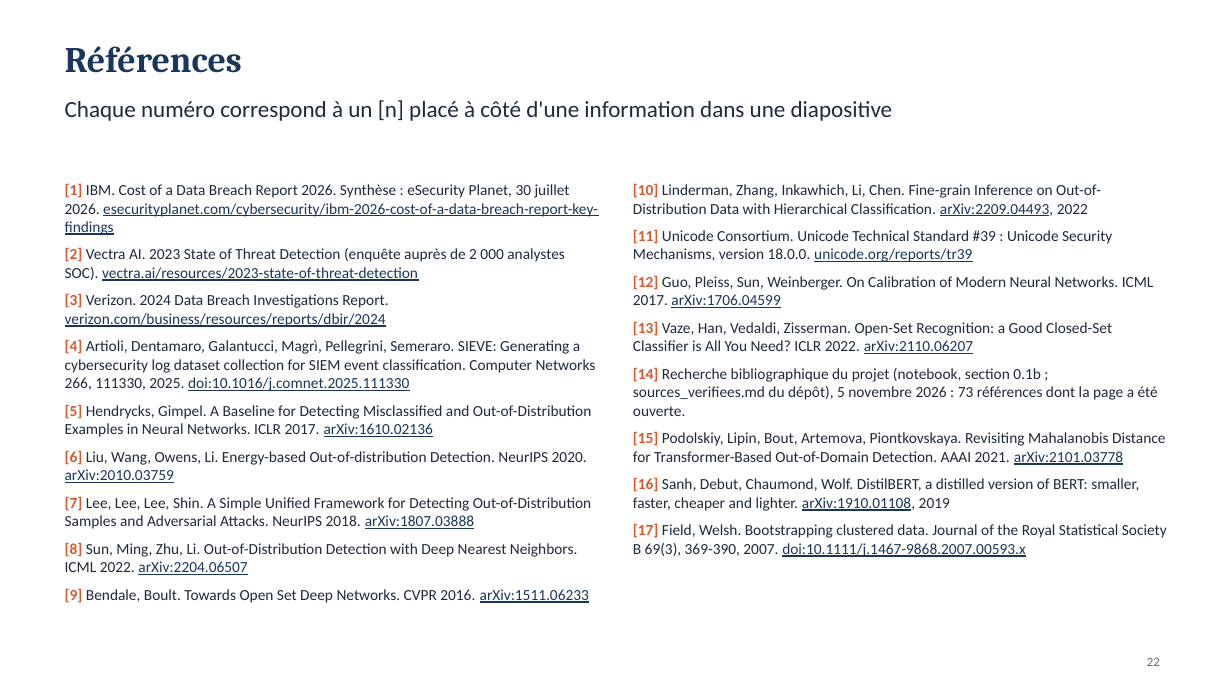
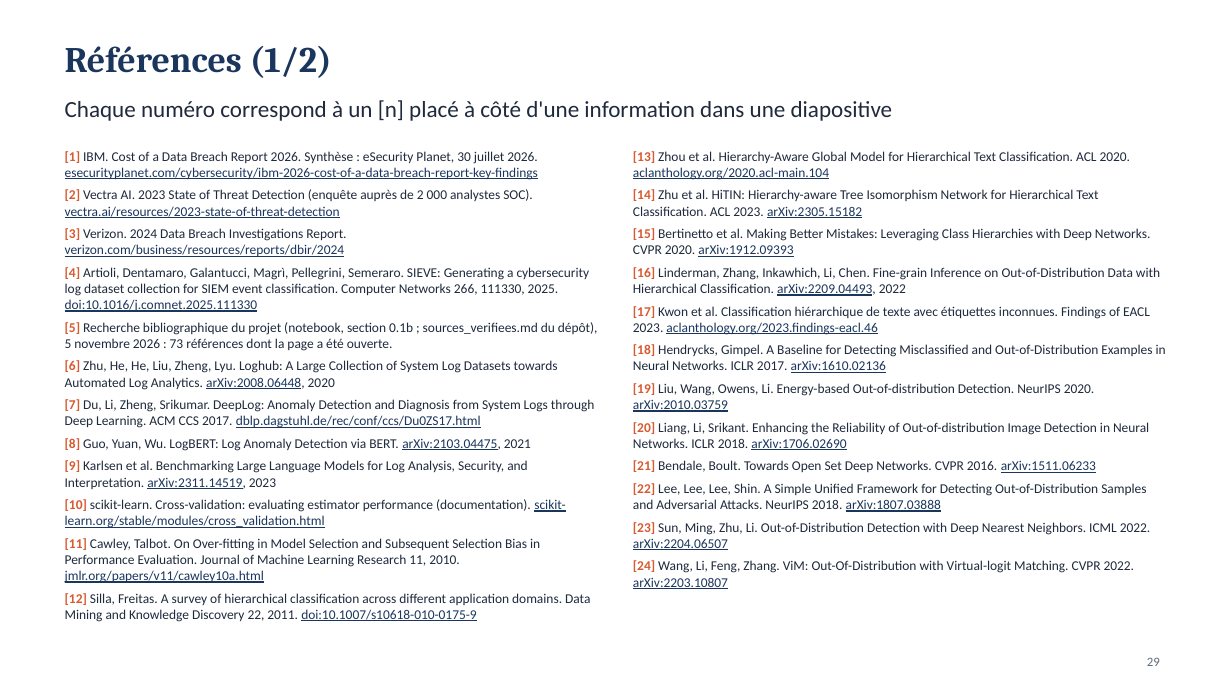
Before and after one commit to MADENIYOU/siem-open-world-log-classification, a slide deck: slide 29 of presentation/Soutenance_SIEM_monde_ouvert.pptx (slide 22 before the commit). Drawn at 1232x693 pixels with LibreOffice and Linux fonts; fonts in the diff are those of the drawing. Boxes give left, top, right and bottom in pixels: in the first picture for what was removed or moved away, otherwise in the second. Text is boxed around its words. In the diff, an @@ line names an element or a change of style, - is before the commit and + after.

```diff
--- a/presentation/Soutenance_SIEM_monde_ouvert.pptx
+++ b/presentation/Soutenance_SIEM_monde_ouvert.pptx
@@ title at (65, 46, 332, 78): text changed @@
-Références
+Références (1/2)
@@ text "[1] IBM. Cost of a ...": place and size @@
-text "[1] IBM. Cost of a ..." at (65, 183, 598, 603)
+text "[1] IBM. Cost of a ..." at (65, 151, 598, 622)
@@ text at (65, 151, 590, 312): size 12 to 10.5 pt in "[1] IBM. Cost of a Data Breach ...", "[2] Vectra AI. 2023 State of Threat ...", "[3] Verizon. 2024 Data Breach Investigations Report. ...", "[4] Artioli, Dentamaro, Galantucci, Magrì, Pellegrini, Semer ..."; less space between paragraphs @@
@@ text at (633, 151, 1166, 589): text changed; size 12 to 10.5 pt @@
-[10] Linderman, Zhang, Inkawhich, Li, Chen. Fine-grain Inference on Out-of-Distribution Data with Hierarchical Classification. arXiv:2209.04493, 2022
-[11] Unicode Consortium. Unicode Technical Standard #39 : Unicode Security Mechanisms, version 18.0.0. unicode.org/reports/tr39
-[12] Guo, Pleiss, Sun, Weinberger. On Calibration of Modern Neural Networks. ICML 2017. arXiv:1706.04599
-[13] Vaze, Han, Vedaldi, Zisserman. Open-Set Recognition: a Good Closed-Set Classifier is All You Need? ICLR 2022. arXiv:2110.06207
-[14] Recherche bibliographique du projet (notebook, section 0.1b ; sources_verifiees.md du dépôt), 5 novembre 2026 : 73 références dont la page a été ouverte.
-[15] Podolskiy, Lipin, Bout, Artemova, Piontkovskaya. Revisiting Mahalanobis Distance for Transformer-Based Out-of-Domain Detection. AAAI 2021. arXiv:2101.03778
-[16] Sanh, Debut, Chaumond, Wolf. DistilBERT, a distilled version of BERT: smaller, faster, cheaper and lighter. arXiv:1910.01108, 2019
-[17] Field, Welsh. Bootstrapping clustered data. Journal of the Royal Statistical Society B 69(3), 369-390, 2007. doi:10.1111/j.1467-9868.2007.00593.x
+[13] Zhou et al. Hierarchy-Aware Global Model for Hierarchical Text Classification. ACL 2020. aclanthology.org/2020.acl-main.104
+[14] Zhu et al. HiTIN: Hierarchy-aware Tree Isomorphism Network for Hierarchical Text Classification. ACL 2023. arXiv:2305.15182
+[15] Bertinetto et al. Making Better Mistakes: Leveraging Class Hierarchies with Deep Networks. CVPR 2020. arXiv:1912.09393
+[16] Linderman, Zhang, Inkawhich, Li, Chen. Fine-grain Inference on Out-of-Distribution Data with Hierarchical Classification. arXiv:2209.04493, 2022
+[17] Kwon et al. Classification hiérarchique de texte avec étiquettes inconnues. Findings of EACL 2023. aclanthology.org/2023.findings-eacl.46
+[18] Hendrycks, Gimpel. A Baseline for Detecting Misclassified and Out-of-Distribution Examples in Neural Networks. ICLR 2017. arXiv:1610.02136
+[19] Liu, Wang, Owens, Li. Energy-based Out-of-distribution Detection. NeurIPS 2020. arXiv:2010.03759
+[20] Liang, Li, Srikant. Enhancing the Reliability of Out-of-distribution Image Detection in Neural Networks. ICLR 2018. arXiv:1706.02690
+[21] Bendale, Boult. Towards Open Set Deep Networks. CVPR 2016. arXiv:1511.06233
+[22] Lee, Lee, Lee, Shin. A Simple Unified Framework for Detecting Out-of-Distribution Samples and Adversarial Attacks. NeurIPS 2018. arXiv:1807.03888
+[23] Sun, Ming, Zhu, Li. Out-of-Distribution Detection with Deep Nearest Neighbors. ICML 2022. arXiv:2204.06507
+[24] Wang, Li, Feng, Zhang. ViM: Out-Of-Distribution with Virtual-logit Matching. CVPR 2022. arXiv:2203.10807
@@ text at (65, 322, 598, 622): text changed; size 12 to 10.5 pt @@
-[5] Hendrycks, Gimpel. A Baseline for Detecting Misclassified and Out-of-Distribution Examples in Neural Networks. ICLR 2017. arXiv:1610.02136
-[6] Liu, Wang, Owens, Li. Energy-based Out-of-distribution Detection. NeurIPS 2020. arXiv:2010.03759
-[7] Lee, Lee, Lee, Shin. A Simple Unified Framework for Detecting Out-of-Distribution Samples and Adversarial Attacks. NeurIPS 2018. arXiv:1807.03888
-[8] Sun, Ming, Zhu, Li. Out-of-Distribution Detection with Deep Nearest Neighbors. ICML 2022. arXiv:2204.06507
-[9] Bendale, Boult. Towards Open Set Deep Networks. CVPR 2016. arXiv:1511.06233
+[5] Recherche bibliographique du projet (notebook, section 0.1b ; sources_verifiees.md du dépôt), 5 novembre 2026 : 73 références dont la page a été ouverte.
+[6] Zhu, He, He, Liu, Zheng, Lyu. Loghub: A Large Collection of System Log Datasets towards Automated Log Analytics. arXiv:2008.06448, 2020
+[7] Du, Li, Zheng, Srikumar. DeepLog: Anomaly Detection and Diagnosis from System Logs through Deep Learning. ACM CCS 2017. dblp.dagstuhl.de/rec/conf/ccs/Du0ZS17.html
+[8] Guo, Yuan, Wu. LogBERT: Log Anomaly Detection via BERT. arXiv:2103.04475, 2021
+[9] Karlsen et al. Benchmarking Large Language Models for Log Analysis, Security, and Interpretation. arXiv:2311.14519, 2023
+[10] scikit-learn. Cross-validation: evaluating estimator performance (documentation). scikit-learn.org/stable/modules/cross_validation.html
+[11] Cawley, Talbot. On Over-fitting in Model Selection and Subsequent Selection Bias in Performance Evaluation. Journal of Machine Learning Research 11, 2010. jmlr.org/papers/v11/cawley10a.html
+[12] Silla, Freitas. A survey of hierarchical classification across different application domains. Data Mining and Knowledge Discovery 22, 2011. doi:10.1007/s10618-010-0175-9
@@ page number at (1147, 657, 1160, 666): text changed @@
-22
+29
```
Also in this commit, not shown: 8 other slides changed, 12 slides added, 4 slides removed, 4 other files.
